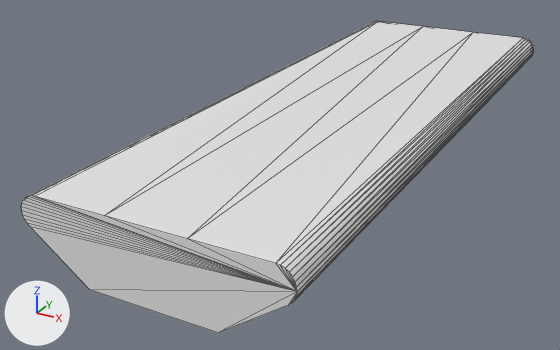
Before and after pictures for a commit that changed the OBJ model assets/urdf/fmb/pegs/peg_40/sdf_hybrid/coacd/decomp_2.obj.
Before and after are seen from a camera (50 mm lens) standing at (0.0576, -0.1189, 0.053) and looking at (-0.0094, 0.0029, -0.0079). Arrows for +X, +Y and +Z are at lower left; the lights stay in place. The first picture is the older version. Mesh edges are drawn as thin lines. Where no turn or scale is listed for an object, it has been applied to the vertices.

Objects in the first picture: 'decomp_2'.
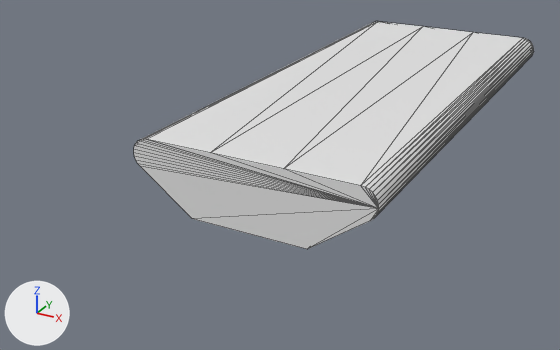
Changed parts and their boxes [x1, y1, x2, y2] in the pictures (560 x 350 px):
'decomp_2', reshaped (22% narrower, 27% shorter)
    before: [22, 21, 534, 333]
    after: [134, 21, 534, 249]

The change in detail:
me_decomp_2 is used by ob_decomp_2; location (0.0, 0.0, 0.0).
me_decomp_2 had 57 vertices, 110 faces and spanned x -0.022..0.022, y -0.05..0.075, z -0.0054..0.0072.
me_decomp_2 now has 56 vertices, 108 faces and spans x -0.022..0.022, y -0.025..0.075, z -0.0054..0.0072.
Part 1, on me_decomp_2:
2 vertices are removed from x 0.0107, y -0.05..0.075, z -0.0054.
9 faces are deleted.
27 vertices in x -0.022..0.022, y -0.05, z -0.0054..0.0072 move by (0.0, 0.025, 0.0).
1 vertex is added at (0.0107, -0.025, -0.0054).
7 new faces join them.
